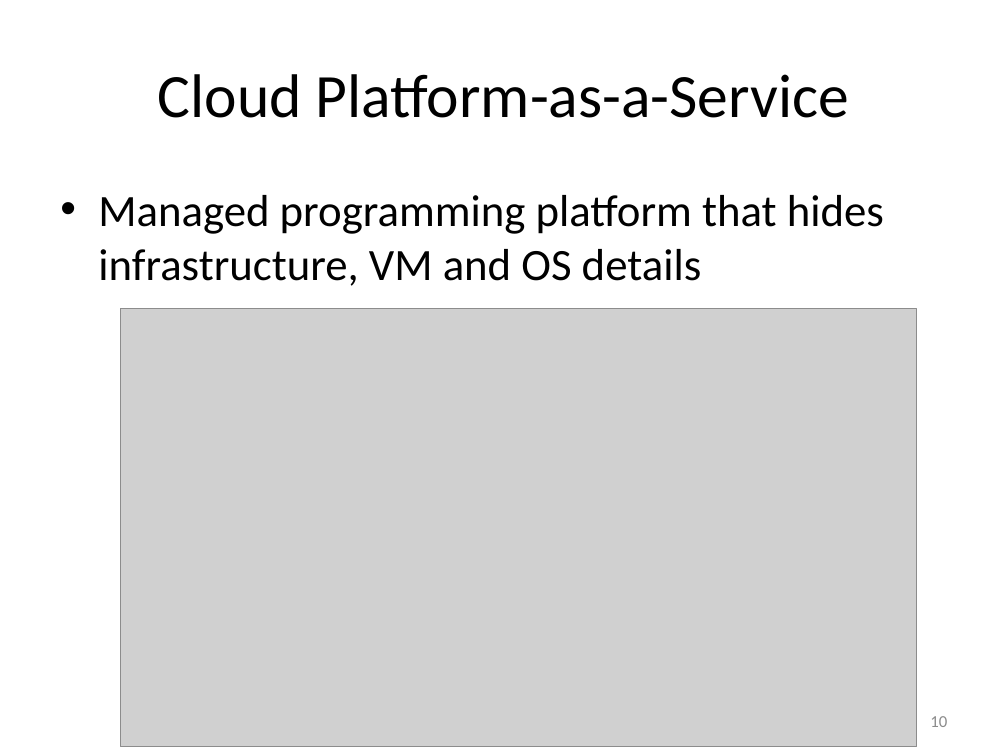
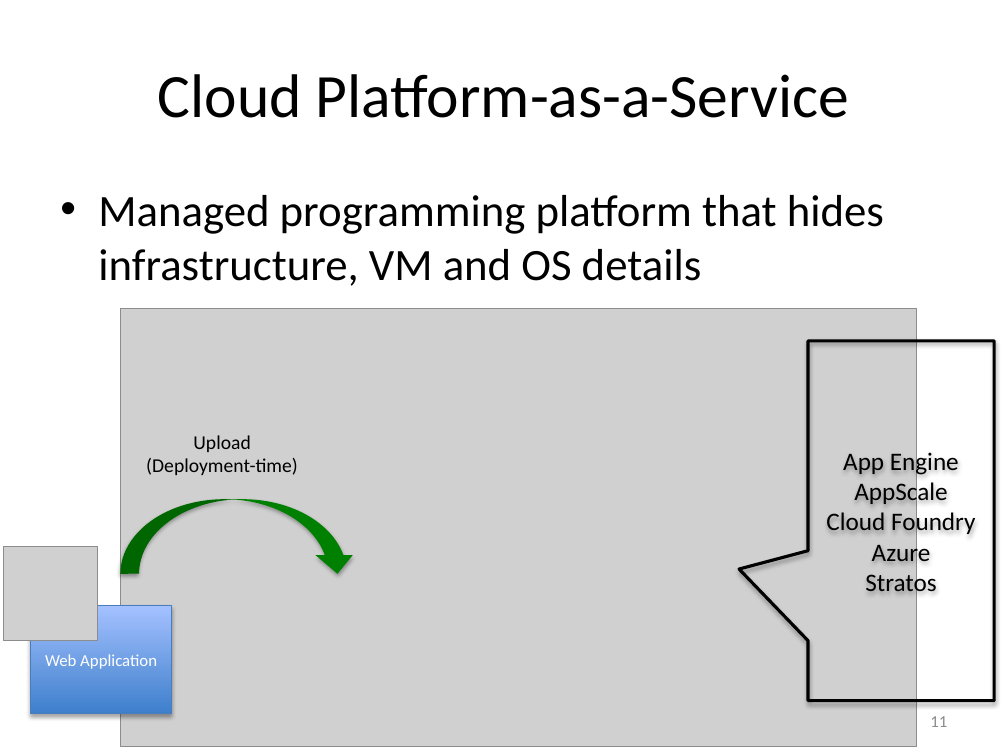
Before and after one commit to Dithn/eager-appscale, a slide deck: slide 11 of Eager/elk-experiment/appserver/system_design.pptx (slide 10 before the commit). Drawn at 1008x756 pixels with LibreOffice and Linux fonts; fonts in the diff are those of the drawing; grey boxes stand for pictures. Boxes give left, top, right and bottom in pixels: in the first picture for what was removed or moved away, otherwise in the second. Text is boxed around its words. In the diff, an @@ line names an element or a change of style, - is before the commit and + after.

```diff
--- a/Eager/elk-experiment/appserver/system_design.pptx
+++ b/Eager/elk-experiment/appserver/system_design.pptx
@@ speech box added at <box>808,341,995,701</box>, outline #000000 2.25 pt, 18 pt, text #000000 @@
+App Engine
+AppScale
+Cloud Foundry
+Azure
+Stratos
@@ text added at <box>146,435,298,475</box>, 14 pt, text #000000 @@
+Upload
+(Deployment-time)
@@ curved down arrow added at <box>120,499,356,574</box>, fill #008000 @@
@@ picture added at <box>3,546,97,640</box> @@
@@ rectangle added at <box>30,606,171,714</box>, fill gradient #3F80CE to #A4C4FF, outline #4B7EBC 0.75 pt, 12 pt, text #FFFFFF @@
+Web Application
@@ page number at <box>930,716,947,727</box>: text changed @@
-10
+11
```
Also in this commit, not shown: 9 other slides changed, 4 slides added.
